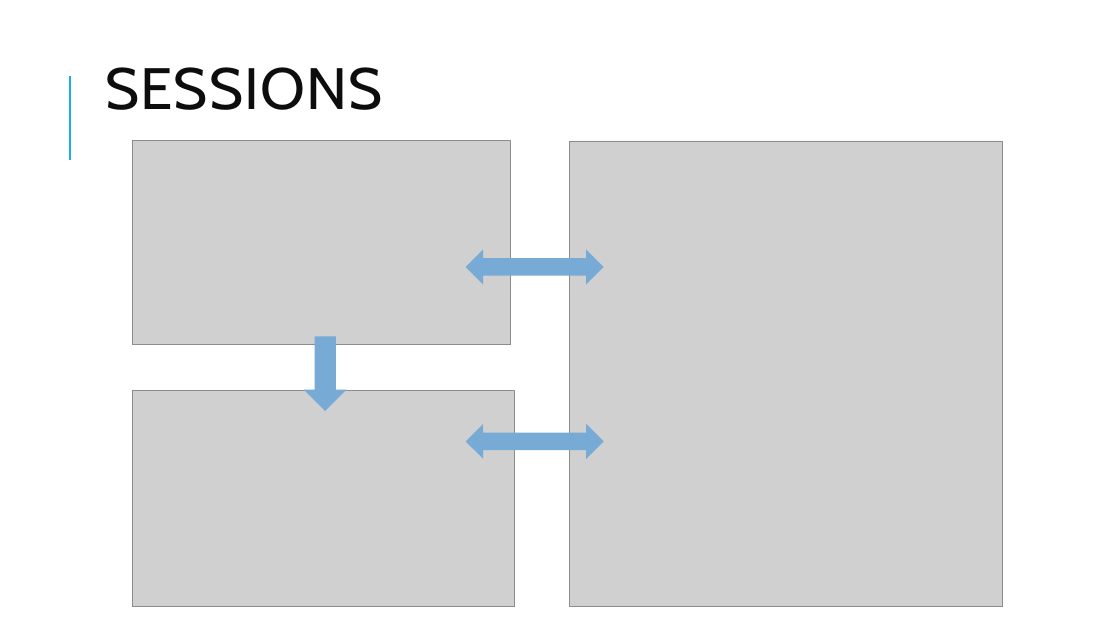
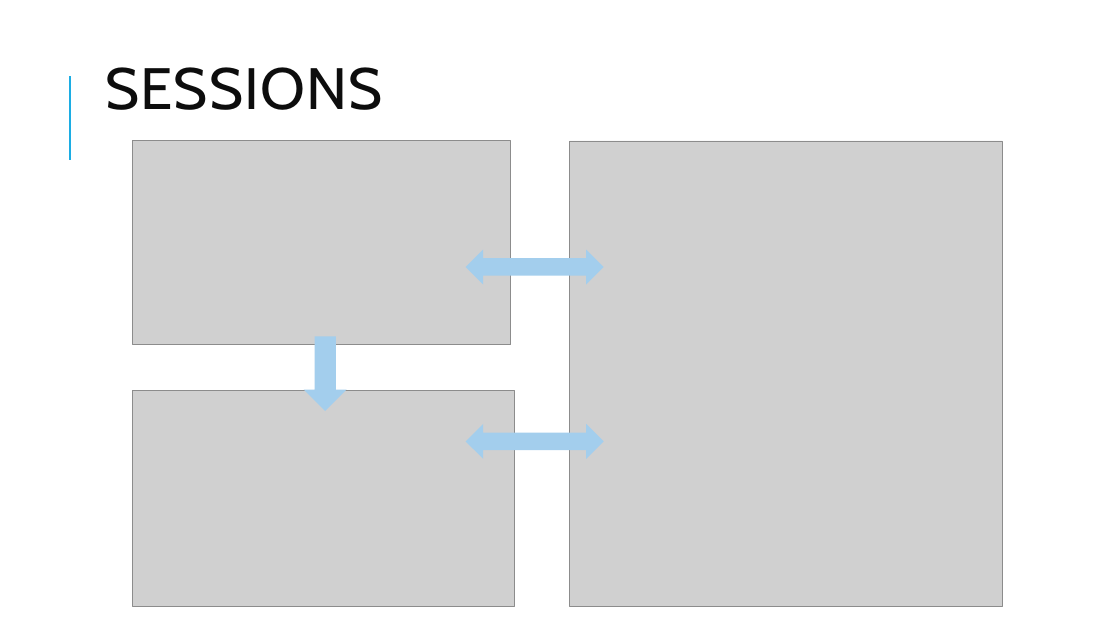
Before and after one commit to pcmathias/databases-dashboards-in-R, a slide deck: slide 3 of slides/00 - Intro.pptx. Drawn at 1120x630 pixels with LibreOffice and Linux fonts; fonts in the diff are those of the drawing; grey boxes stand for pictures. Boxes give left, top, right and bottom in pixels: in the first picture for what was removed or moved away, otherwise in the second. Text is boxed around its words. In the diff, an @@ line names an element or a change of style, - is before the commit and + after.

```diff
--- a/slides/00 - Intro.pptx
+++ b/slides/00 - Intro.pptx
@@ fill #78AAD6 to #A3CEED in 3 elements at <box>466,250,604,285</box>, <box>304,337,347,412</box>, <box>466,423,604,459</box> @@
```
Also in this commit, not shown: 7 other slides changed.
